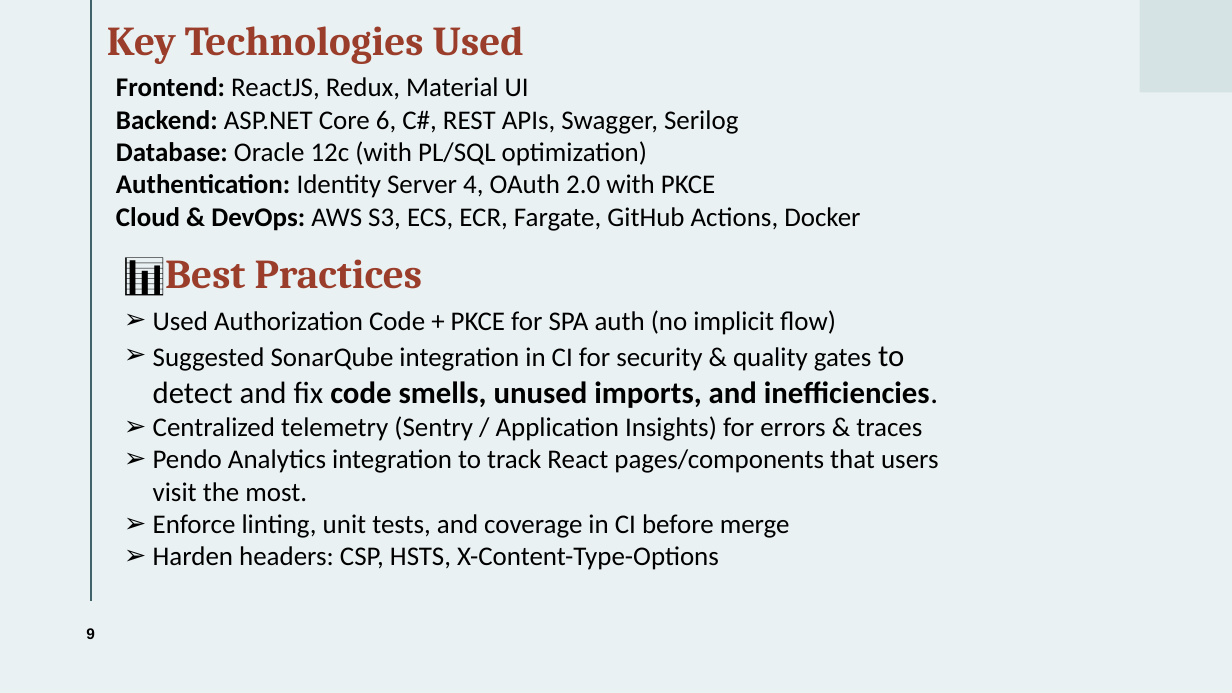
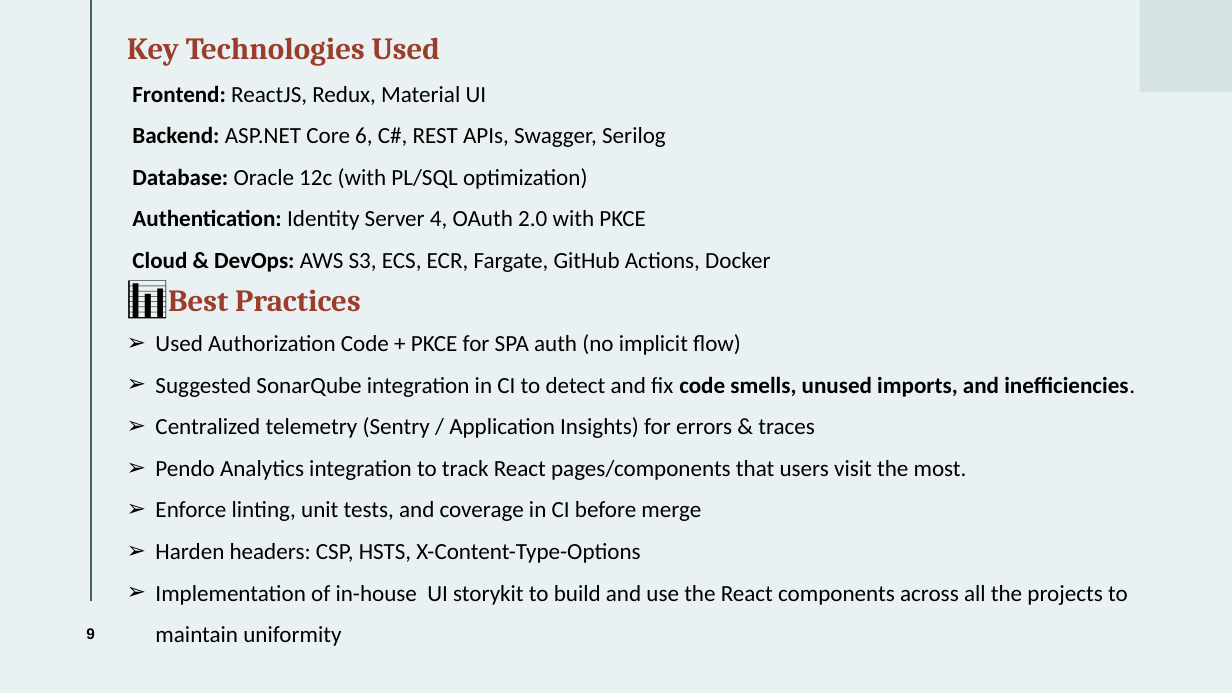
Before and after one commit to ChittaniSwathiTamuc/sel-react-webapp, a slide deck: slide 9 of SEL Presentation.pptx. Drawn at 1232x693 pixels with LibreOffice and Linux fonts; fonts in the diff are those of the drawing. Boxes give left, top, right and bottom in pixels: in the first picture for what was removed or moved away, otherwise in the second. Text is boxed around its words. In the diff, an @@ line names an element or a change of style, - is before the commit and + after.

```diff
--- a/SEL Presentation.pptx
+++ b/SEL Presentation.pptx
@@ title "Key Technologies Used": place and size @@
-title "Key Technologies Used" at [107,26,524,64]
+title "Key Technologies Used" at [127,37,440,66]
@@ title "Key Technologies Used" at [127,37,440,66]: size 32 to 24 pt @@
@@ text "Frontend: ReactJS, Redux, Material UI": place and size @@
-text "Frontend: ReactJS, Redux, Material UI" at [116,77,860,231]
+text "Frontend: ReactJS, Redux, Material UI" at [132,85,770,272]
@@ text "Frontend: ReactJS, Redux, Material UI" at [132,85,770,272]: size 21 to 18 pt; line spacing 1 to 1.5 @@
@@ text "📊Best Practices" at [168,289,361,312]: size 32 to 24 pt @@
@@ text "📊Best Practices": place and size @@
-text "📊Best Practices" at [124,257,423,296]
+text "📊Best Practices" at [168,289,361,312]
@@ text "Used Authorization Code + PKCE ...": place and size @@
-text "Used Authorization Code + PKCE ..." at [153,310,939,570]
+text "Used Authorization Code + PKCE ..." at [155,334,1135,646]
@@ text at [155,334,967,563]: size 21 to 18 pt in "Used Authorization Code + PKCE for SPA ...", "Centralized telemetry (Sentry / Application Insights) for ...", "Pendo Analytics integration to track React pages/components ...", "Enforce linting, unit tests, and coverage in ..." and 1 more places; line spacing 1 to 1.5 @@
@@ text at [155,376,1135,397]: text changed; size 21 to 18 pt @@
-➢ Suggested SonarQube integration in CI for security & quality gates to detect and fix code smells, unused imports, and inefficiencies.
+➢ Suggested SonarQube integration in CI to detect and fix code smells, unused imports, and inefficiencies.
@@ text at [155,585,1128,646]: paragraph added @@
+➢ Implementation of in-house UI storykit to build and use the React components across all the projects to maintain uniformity
```
Also in this commit, not shown: 5 other slides changed, 2 slides removed.
